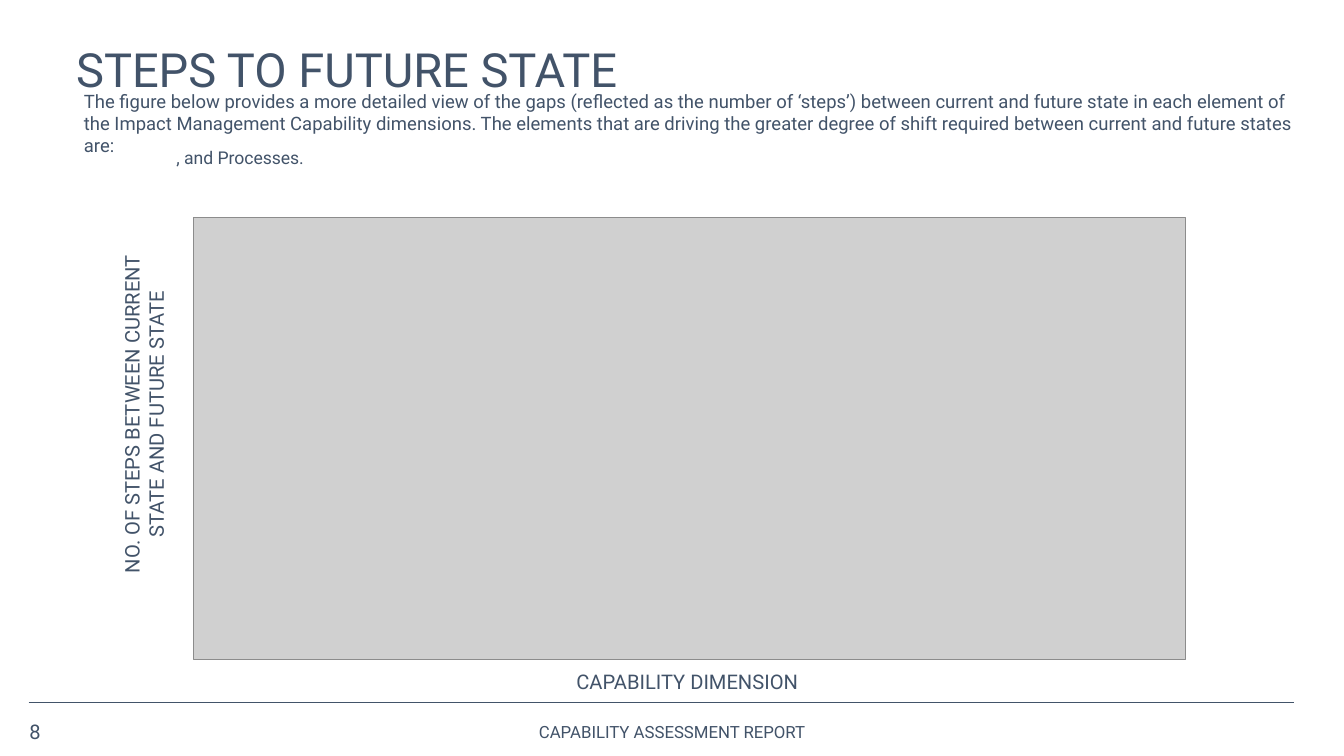
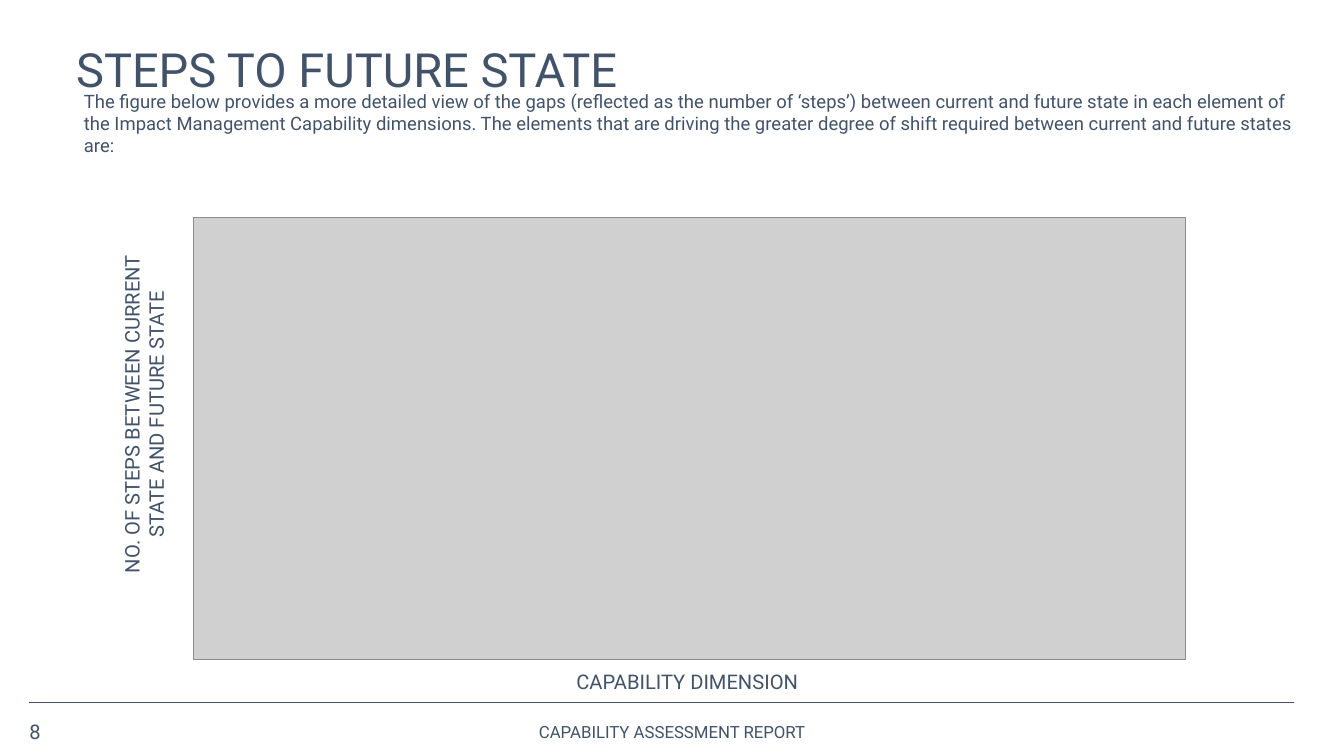
Before and after one commit to opus-meum/power-automate, a slide deck: slide 8 of Capability Assessment Report.pptx. Drawn at 1344x756 pixels with LibreOffice and Linux fonts; fonts in the diff are those of the drawing; grey boxes stand for pictures; background and template pictures are left out. Boxes give left, top, right and bottom in pixels: in the first picture for what was removed or moved away, otherwise in the second. Text is boxed around its words. In the diff, an @@ line names an element or a change of style, - is before the commit and + after.

```diff
--- a/Capability Assessment Report.pptx
+++ b/Capability Assessment Report.pptx
@@ text removed at [184, 151, 304, 164] @@
-, and Processes.
```
Also in this commit, not shown: 2 other files.
